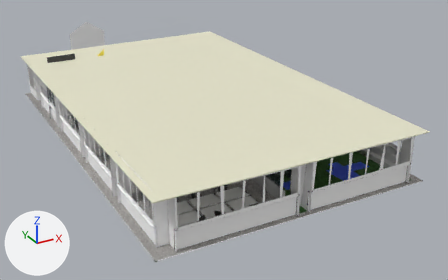
What one commit did to the OBJ model models/vrLabsModel/planta6.obj.
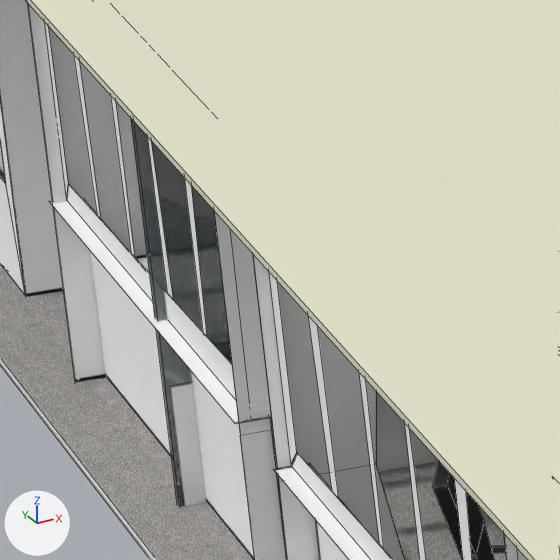
There are two pictures of each version: one whole from a 50 mm camera at (-10.1, -20.8, 9.7) aimed at (2.0, 1.0, -1.3), one close up on the part from 8% to 19% of the width and 27% to 44% of the height. Lighting does not change. The marker at lower left points along +X, +Y and +Z. The close-ups show mesh edges as thin lines. Where no turn or scale is listed for an object, it has been applied to the vertices. Vertices at the same position are counted once.

Script lines for the objects in view, before the commit:
```python
me_cristalerasfrontales_cube_002 = bpy.data.meshes.new('cristalerasFrontales_Cube.002')
me_cristalerasfrontales_cube_002.from_pydata(...)  # 22 vertices, 13 faces; spans x -4.73..2.2, y -0.94..4.0, z -0.02..1.59
# faces by material slot: [2, 5, 6]
me_cristalerasfrontales_cube_002.materials.append(mat_glassmaterial)  # picture img_paredes_png
me_cristalerasfrontales_cube_002.materials.append(mat_glassmaterial_cristal2_png)  # picture img_cristal2_png
me_cristalerasfrontales_cube_002.materials.append(mat_glassmaterial_none)  # picture img_cristal2_png
# before: 10 (-4.73, 4.0, -0.02), 14 (-4.73, 3.97, -0.02), 19 (-4.73, 4.0, 0.67) at pixel (155, 327), 21 (-4.73, 3.97, 0.46) at pixel (165, 386)
me_silla_cube_011 = bpy.data.meshes.new('silla_Cube.011')
me_silla_cube_011.from_pydata(...)  # 3136 vertices, 2304 faces; spans x -4.36..-1.2, y -7.5..5.21, z -0.01..0.75
# faces by material slot: [1792, 512]
me_silla_cube_011.materials.append(mat_chairmetalmaterial)  # dark grey #636363
me_silla_cube_011.materials.append(mat_sillatela)  # picture img_telasilla_jpg
me_techo_cube_029 = bpy.data.meshes.new('Techo_Cube.029')
me_techo_cube_029.from_pydata(...)  # 8 vertices, 6 faces; spans x -4.9..4.8, y -7.7..7.7, z 1.8
# faces by material slot: [1, 5]
me_techo_cube_029.materials.append(mat_techomaterial)  # picture img_techo_jpg
me_techo_cube_029.materials.append(mat_techomaterial_none)  # picture img_techo_jpg
ob_cristalerasfrontales_cube_002 = bpy.data.objects.new('cristalerasFrontales_Cube.002', me_cristalerasfrontales_cube_002)
ob_cristalerasfrontales_cube_002.location = (0.0, 0.0, 0.0)
ob_silla_cube_011 = bpy.data.objects.new('silla_Cube.011', me_silla_cube_011)
ob_silla_cube_011.location = (0.0, 0.0, 0.0)
ob_techo_cube_029 = bpy.data.objects.new('Techo_Cube.029', me_techo_cube_029)
ob_techo_cube_029.location = (0.0, 0.0, 0.0)
# also in view: 'pared' at (0.0, 3.0, 0.5)
```
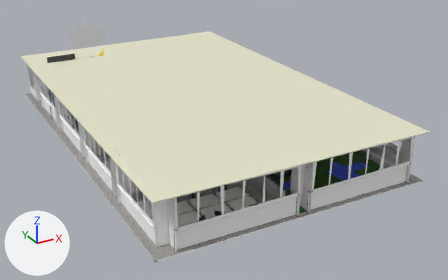
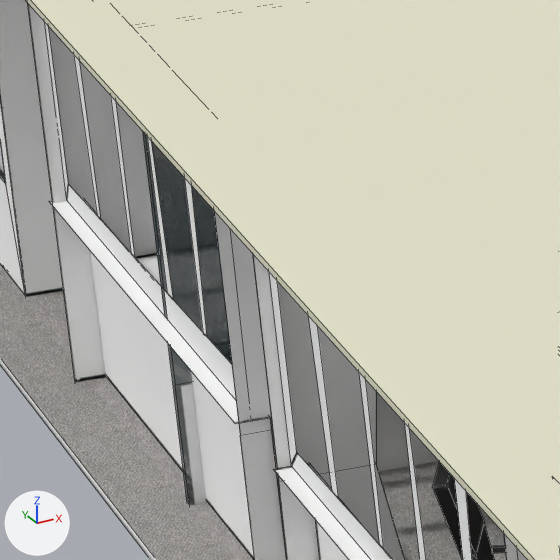
What the commit changed:
me_cristalerasfrontales_cube_002 has 22 vertices, 13 faces and spans x -4.73..2.2, y -0.94..4.0, z -0.02..1.59.
me_cristalerasfrontales_cube_002 is used by ob_cristalerasfrontales_cube_002; location (0.0, 0.0, 0.0).
Part 1, on me_cristalerasfrontales_cube_002:
Vertices 10, 14, 19, 21 of me_cristalerasfrontales_cube_002 move by (0.03, 0.0, 0.0).
Vertex 11 of me_cristalerasfrontales_cube_002 moves from (-4.73, 4.0, 1.59) to (-4.69, 4.0, 1.78).
Vertex 13 of me_cristalerasfrontales_cube_002 moves from (-1.48, 4.0, 1.59) to (-1.48, 4.0, 1.78).
Vertex 15 of me_cristalerasfrontales_cube_002 moves from (-4.73, 3.97, 1.59) to (-4.69, 3.97, 1.78) at pixel (132, 27).
Vertex 17 of me_cristalerasfrontales_cube_002 moves from (-1.48, 3.97, 1.59) to (-1.48, 3.97, 1.78).

Boxes [x1, y1, x2, y2] around the edits, measured in the close-ups (560 x 560 px):
'cristalerasFrontales_Cube.002', reshaped: before [131, 118, 439, 507]; after [142, 131, 439, 505]
